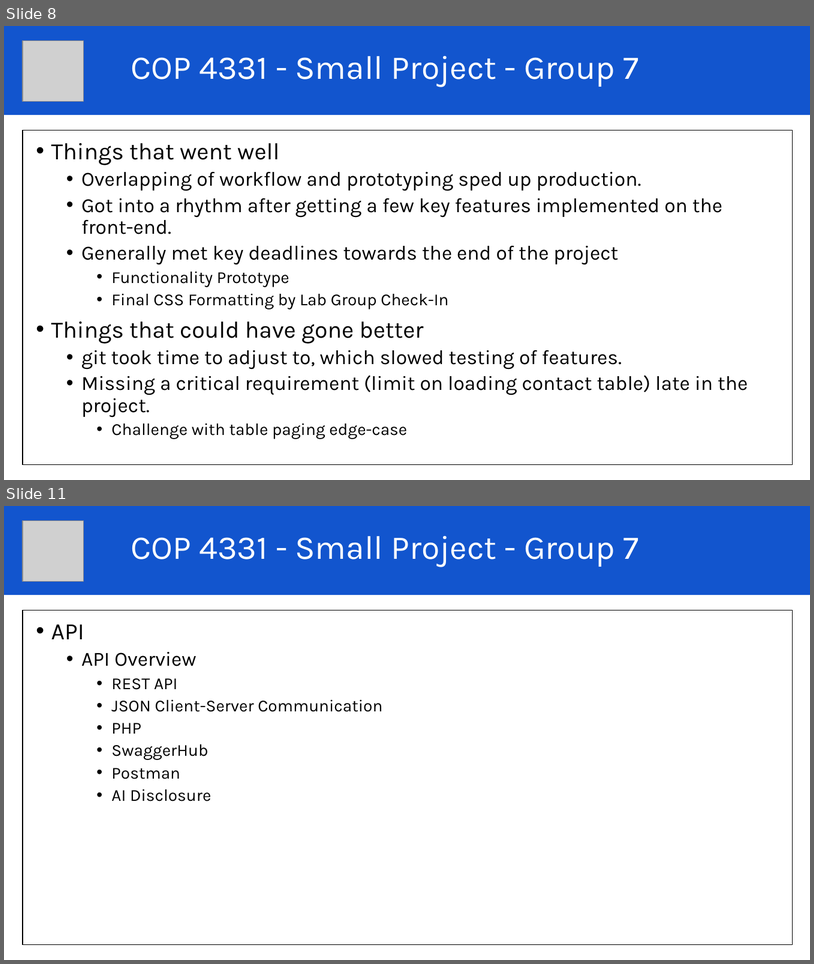
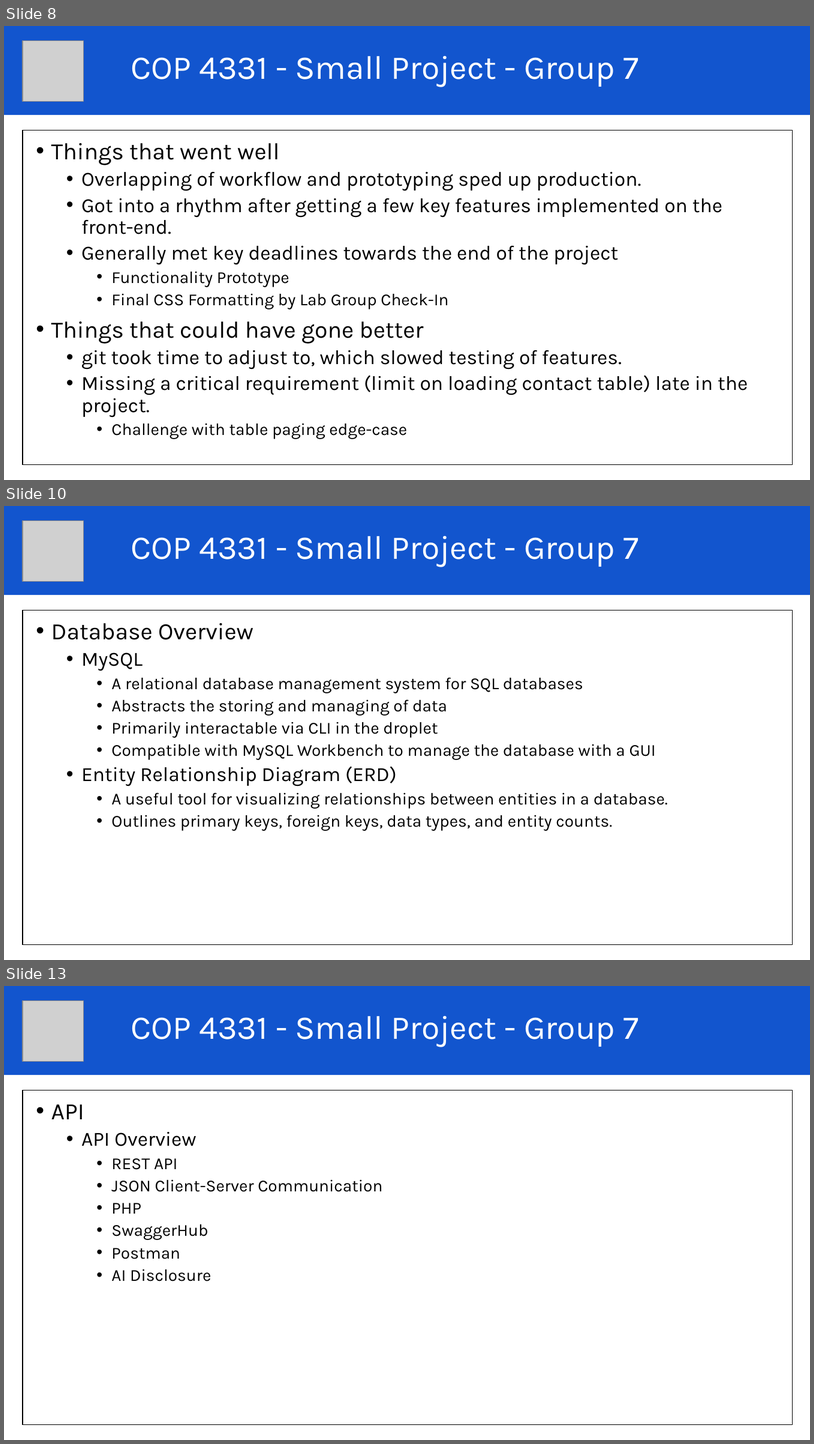
Before and after one commit to AndrewKelton/Small-Project, a slide deck: documents/presentation/Lucky Retriever Presentation_pal working copy.pptx. Shown one above the other, each under a label of ours: slides 8 and 11 before the commit, slides 8, 10 and 13 after it; the slides between them are not shown. The pictures are 814x964 and 814x1444 pixels, drawn with LibreOffice and Linux fonts; fonts in the diff are those of the drawing; grey boxes stand for pictures. Boxes give left, top, right and bottom in pixels: in the first picture for what was removed or moved away, otherwise in the second. Text is boxed around its words. In the diff, an @@ line names an element or a change of style, - is before the commit and + after.

Commit message:
add database, erd, lighthouse slides

```diff
--- a/documents/presentation/Lucky Retriever Presentation_pal working copy.pptx
+++ b/documents/presentation/Lucky Retriever Presentation_pal working copy.pptx
@@ slide 10 added at (4, 506, 810, 960), background #FFFFFF @@
@@ title added at (4, 506, 810, 595), fill #1255CE, 39.6 pt, text #FFFFFF @@
+COP 4331 - Small Project - Group 7
@@ picture added at (23, 521, 84, 581) @@
@@ rectangle added at (23, 610, 793, 945), outline #000000 0.75 pt @@
@@ text added at (51, 623, 668, 831), 20 pt, text #000000 @@
+• Database Overview
+  • MySQL
+    • A relational database management system for SQL databases
+    • Abstracts the storing and managing of data
+    • Primarily interactable via CLI in the droplet
+    • Compatible with MySQL Workbench to manage the database with a GUI
+  • Entity Relationship Diagram (ERD)
+    • A useful tool for visualizing relationships between entities in a database.
+    • Outlines primary keys, foreign keys, data types, and entity counts.
@@ what was slide 11 is now slide 13 @@
```
Also in this commit, not shown: 3 slides changed, 1 other slide added.
